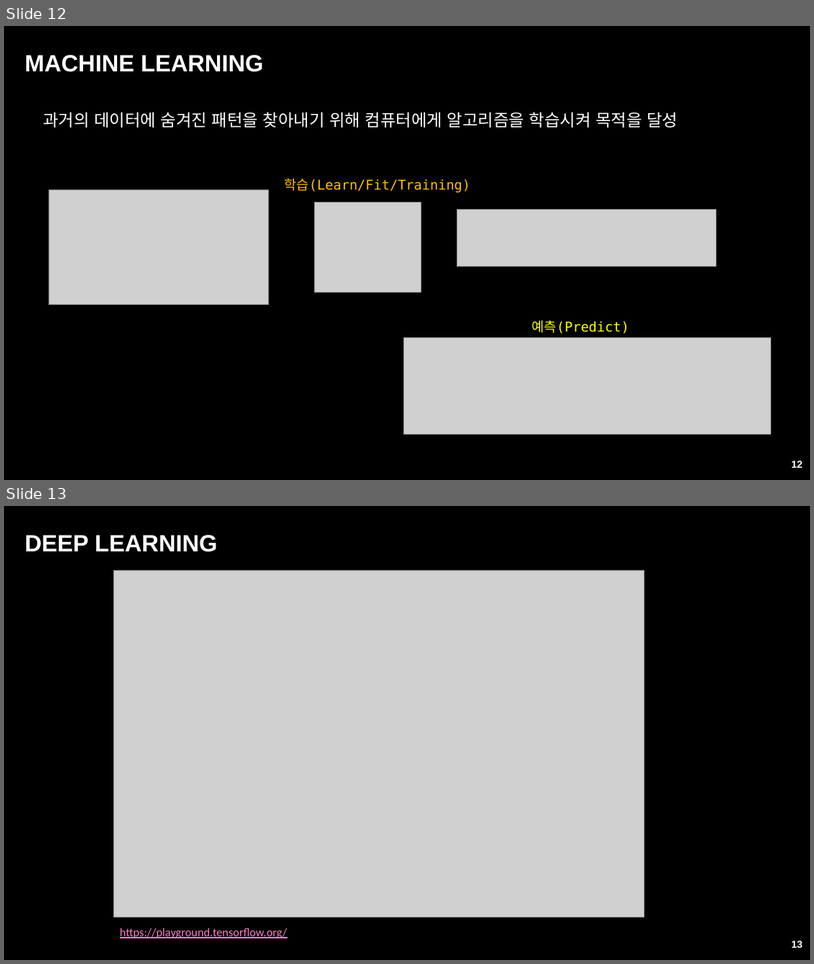
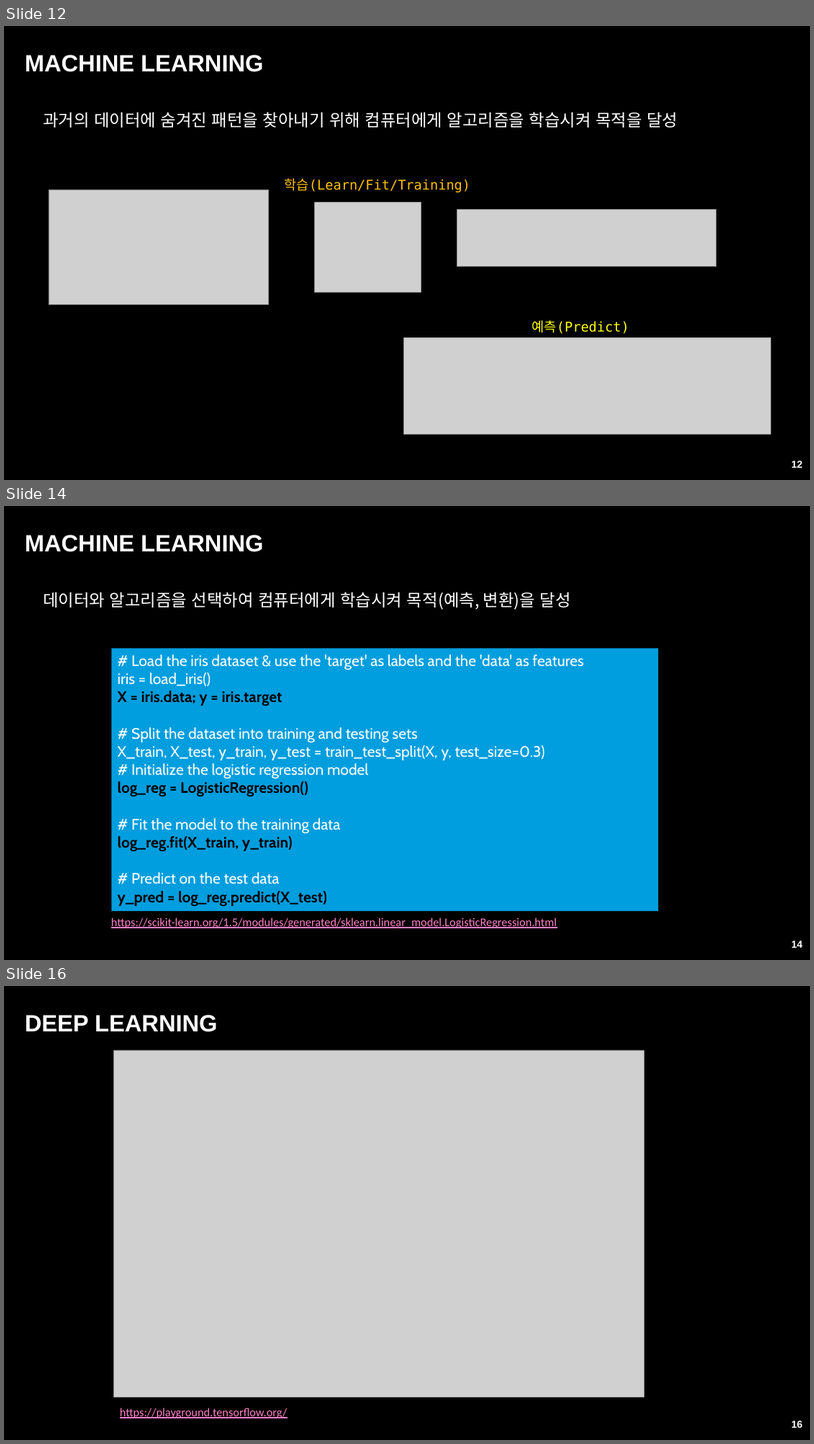
Before and after one commit to ancestor9/24_fall_Big-Data-Processing-coding-, a slide deck: 빅데이터처리.pptx. Shown one above the other, each under a label of ours: slides 12 and 13 before the commit, slides 12, 14 and 16 after it; the slides between them are not shown. The pictures are 814x964 and 814x1444 pixels, drawn with LibreOffice and Linux fonts; fonts in the diff are those of the drawing; grey boxes stand for pictures; background and template pictures are left out. Boxes give left, top, right and bottom in pixels: in the first picture for what was removed or moved away, otherwise in the second. Text is boxed around its words. In the diff, an @@ line names an element or a change of style, - is before the commit and + after.

```diff
--- a/빅데이터처리.pptx
+++ b/빅데이터처리.pptx
@@ slide 14 added at (4, 506, 810, 960), background picture (left out) @@
@@ title added at (25, 535, 263, 552), 28 pt, text #FFFFFF, bold @@
+MACHINE LEARNING
@@ text added at (43, 592, 571, 610), 20 pt, text #FFFFFF @@
+데이터와 알고리즘을 선택하여 컴퓨터에게 학습시켜 목적(예측, 변환)을 달성
@@ rectangle added at (112, 648, 659, 911), fill #009EDE, 18 pt, text #FFFFFF @@
+# Load the iris dataset & use the 'target' as labels and the 'data' as features
+iris = load_iris()
+X = iris.data; y = iris.target
+# Split the dataset into training and testing sets
+X_train, X_test, y_train, y_test = train_test_split(X, y, test_size=0.3)
+# Initialize the logistic regression model
+log_reg = LogisticRegression()
+# Fit the model to the training data
+log_reg.fit(X_train, y_train)
+# Predict on the test data
+y_pred = log_reg.predict(X_test)
@@ text added at (111, 917, 557, 928), 14 pt, text #FE80C7, underline @@
+https://scikit-learn.org/1.5/modules/generated/sklearn.linear_model.LogisticRegression.html
@@ page number added at (792, 940, 803, 947), 12 pt, text #FFFFFF, bold @@
+14
@@ what was slide 13 is now slide 16 @@
@@ page number at (792, 1420, 803, 1427): text changed @@
-13
+16
```
Also in this commit, not shown: 2 other slides added.
